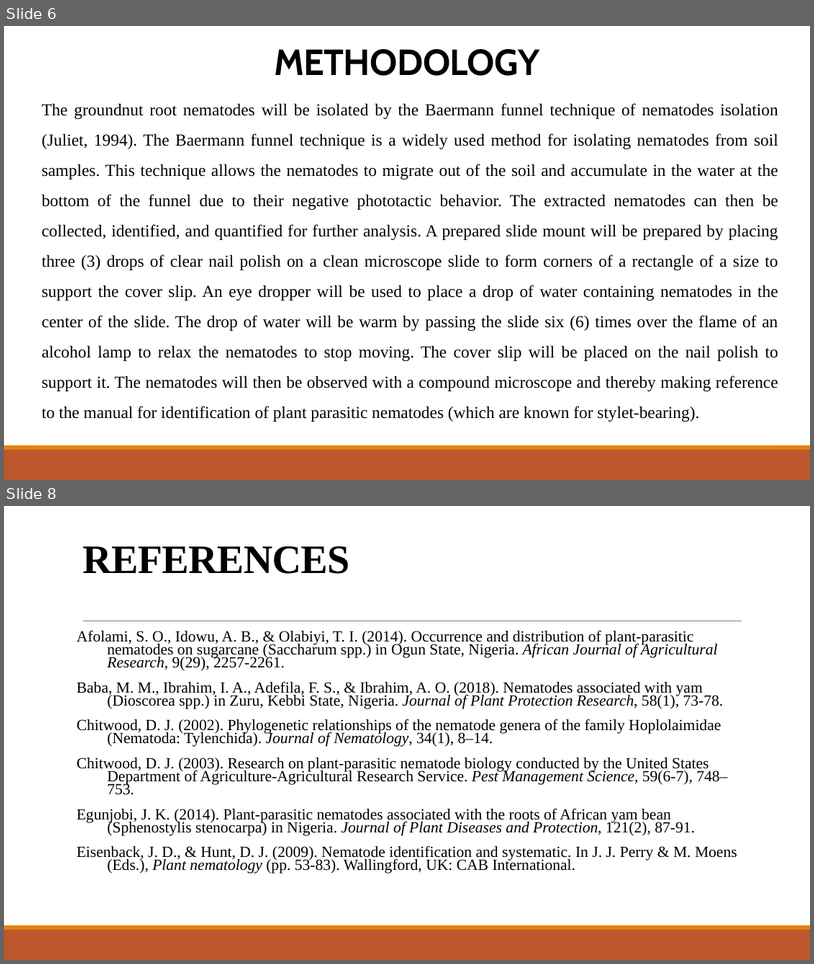
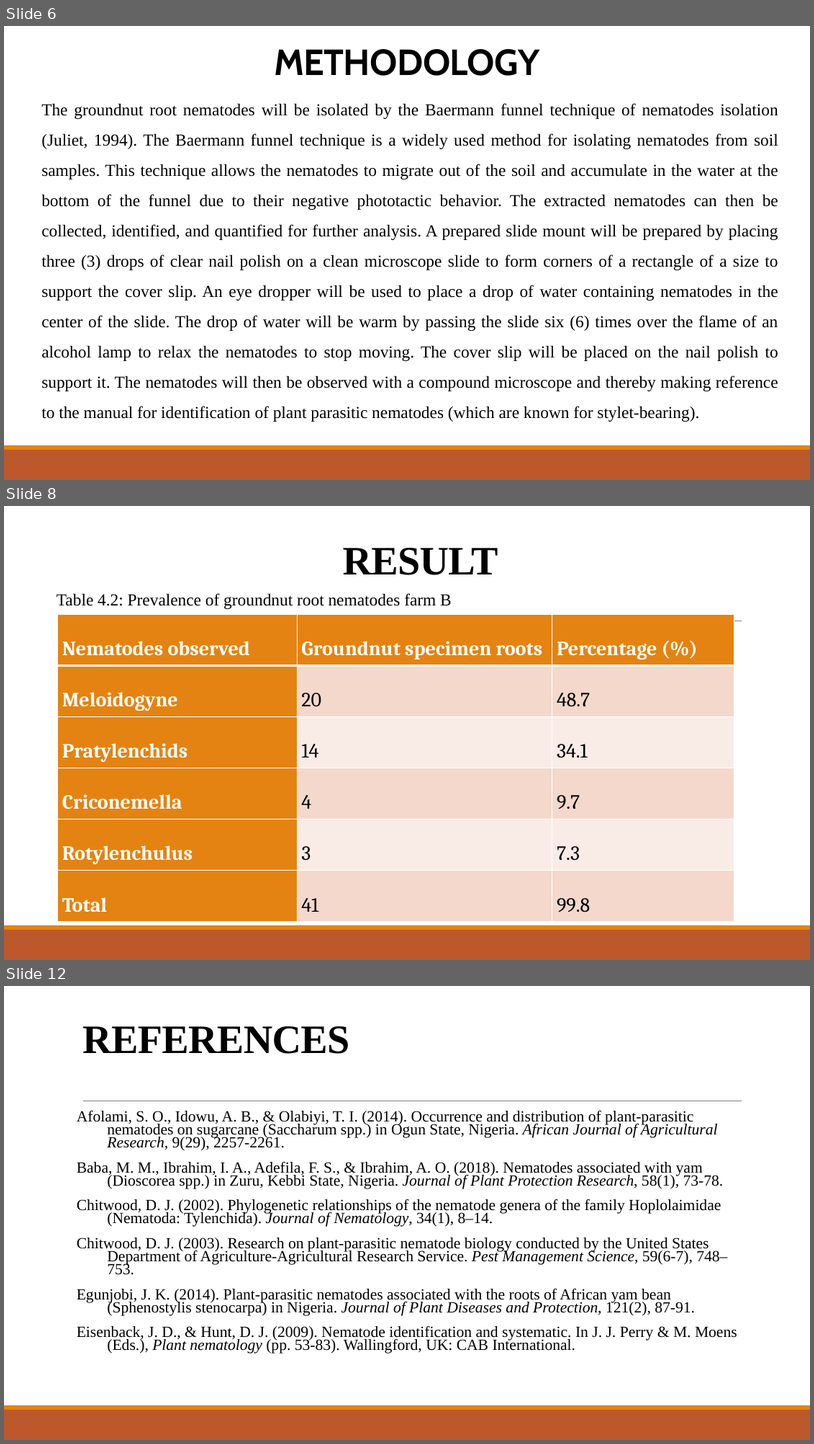
Before and after one commit to Akamshu/documents, a slide deck: PROJECT 2023/EB/GLORY/POWERPOINT.pptx. Shown one above the other, each under a label of ours: slides 6 and 8 before the commit, slides 6, 8 and 12 after it; the slides between them are not shown. The pictures are 814x964 and 814x1444 pixels, drawn with LibreOffice and Linux fonts; fonts in the diff are those of the drawing. Boxes give left, top, right and bottom in pixels: in the first picture for what was removed or moved away, otherwise in the second. Text is boxed around its words. In the diff, an @@ line names an element or a change of style, - is before the commit and + after.

```diff
--- a/PROJECT 2023/EB/GLORY/POWERPOINT.pptx
+++ b/PROJECT 2023/EB/GLORY/POWERPOINT.pptx
@@ slide 8 added at (4, 506, 810, 960), background #FFFFFF; not listed: 3 template elements that a slide beside it also shows @@
@@ title added at (343, 548, 499, 575), 48 pt, text #000000, bold @@
+RESULT
@@ text added at (57, 593, 452, 609), 20 pt, text #000000 @@
+Table 4.2: Prevalence of groundnut root nematodes farm B
@@ table added at (58, 614, 735, 921), 6 rows, 3 columns @@
+Nematodes observed | Groundnut specimen roots | Percentage (%)
+Meloidogyne | 20 | 48.7
+Pratylenchids | 14 | 34.1
+Criconemella | 4 | 9.7
+Rotylenchulus | 3 | 7.3
+Total | 41 | 99.8
@@ what was slide 8 is now slide 12 @@
```
Also in this commit, not shown: 2 slides changed, 4 other slides added, 1 slide removed, 30 other files.
